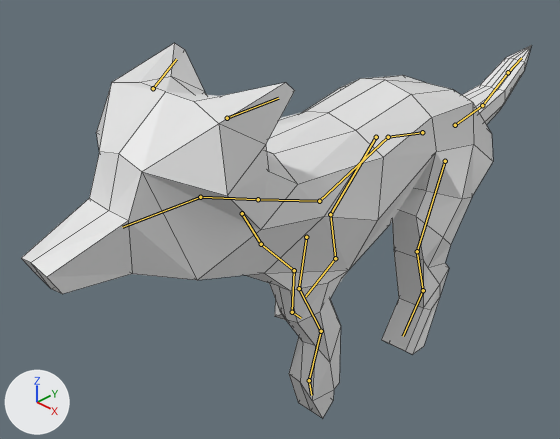
The Blender file art/model/wolf_model_0.1.blend as it was, and as the next commit left it.
Camera for both pictures: a camera (50 mm lens) standing at (8.8, -10.47, 6.23) and looking at (-0.85, -0.87, -1.37). Every picture has the same lights, and +X, +Y and +Z are marked at lower left. Both versions are drawn at frame 2 of the action 'dodge.b'; the numbers are the values there. The bones that bend it are drawn over the model as lines. Mesh edges are drawn as thin lines.

Names of what the first picture shows: 'wolfmesh'.
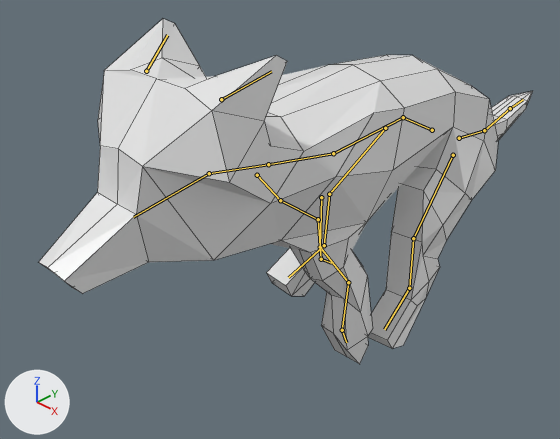
Boxes [x1, y1, x2, y2] around the edits, measured in the pictures (560 x 439 px):
'wolfmesh', posed (8% shorter): before [22, 43, 532, 418]; after [39, 19, 533, 364]
bone 'spine1.origin', root to tip: before (422, 132) to (388, 137); after (432, 130) to (403, 117)
bone 'spine3', root to tip: before (319, 201) to (258, 199); after (333, 153) to (268, 164)

The change in detail:
Bone 'spine1.origin' (bone_spine1_origin) moves from (0.0, -0.03, 0.21) to (0.0, -0.38, 0.2).
Bone 'spine1.origin' (bone_spine1_origin) turns from (-4, 0, 0) to (-20, 0, 0) degrees about its own x, y and z.
Bone 'spine3' (bone_spine3) turns from (-4, 0, 0) to (23, 0, 0) degrees about its own x, y and z.
